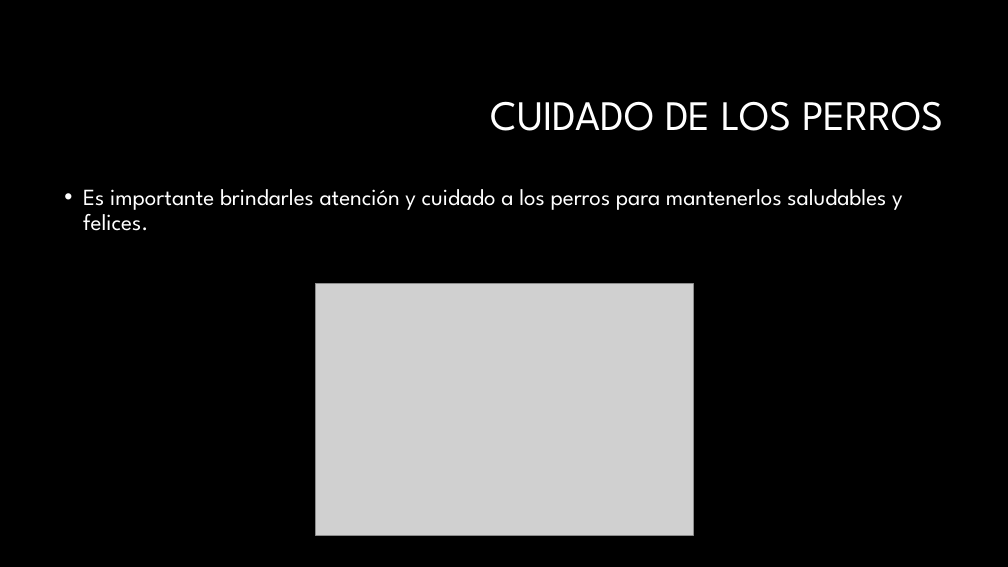
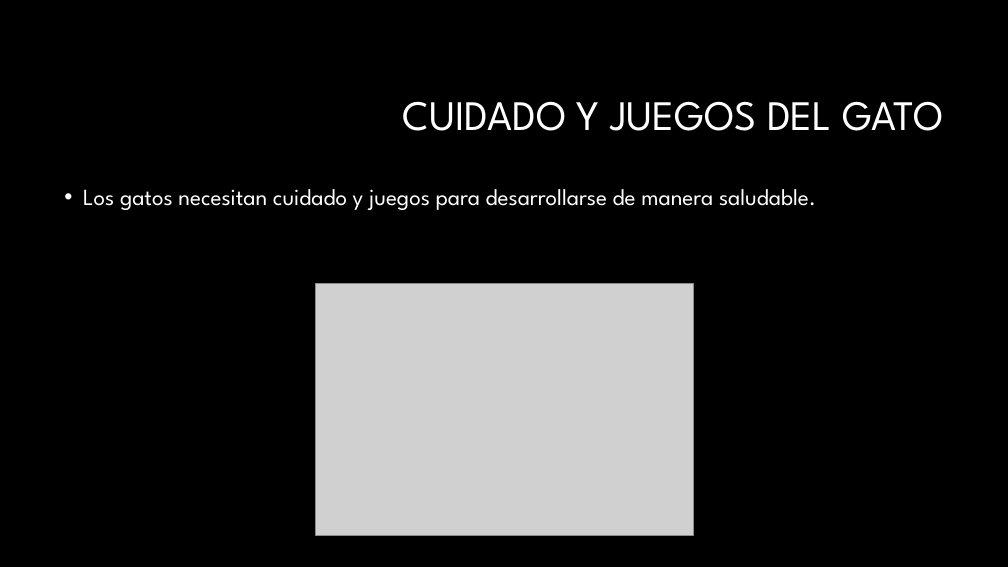
Before and after one commit to JorgeSotoAudelo/AI_PresentationGenerator, a slide deck: slide 5 of app/temp/output.pptx (slide 7 before the commit). Drawn at 1008x567 pixels with LibreOffice and Linux fonts; fonts in the diff are those of the drawing; grey boxes stand for pictures; background and template pictures are left out. Boxes give left, top, right and bottom in pixels: in the first picture for what was removed or moved away, otherwise in the second. Text is boxed around its words. In the diff, an @@ line names an element or a change of style, - is before the commit and + after.

```diff
--- a/app/temp/output.pptx
+++ b/app/temp/output.pptx
@@ title at box(403, 101, 943, 131): text changed @@
-CUIDADO DE LOS PERROS
+CUIDADO Y JUEGOS DEL GATO
@@ text at box(83, 189, 816, 210): text changed @@
-• Es importante brindarles atención y cuidado a los perros para mantenerlos saludables y felices.
+• Los gatos necesitan cuidado y juegos para desarrollarse de manera saludable.
```
Also in this commit, not shown: 3 other slides changed, 2 slides added, 2 slides removed.
